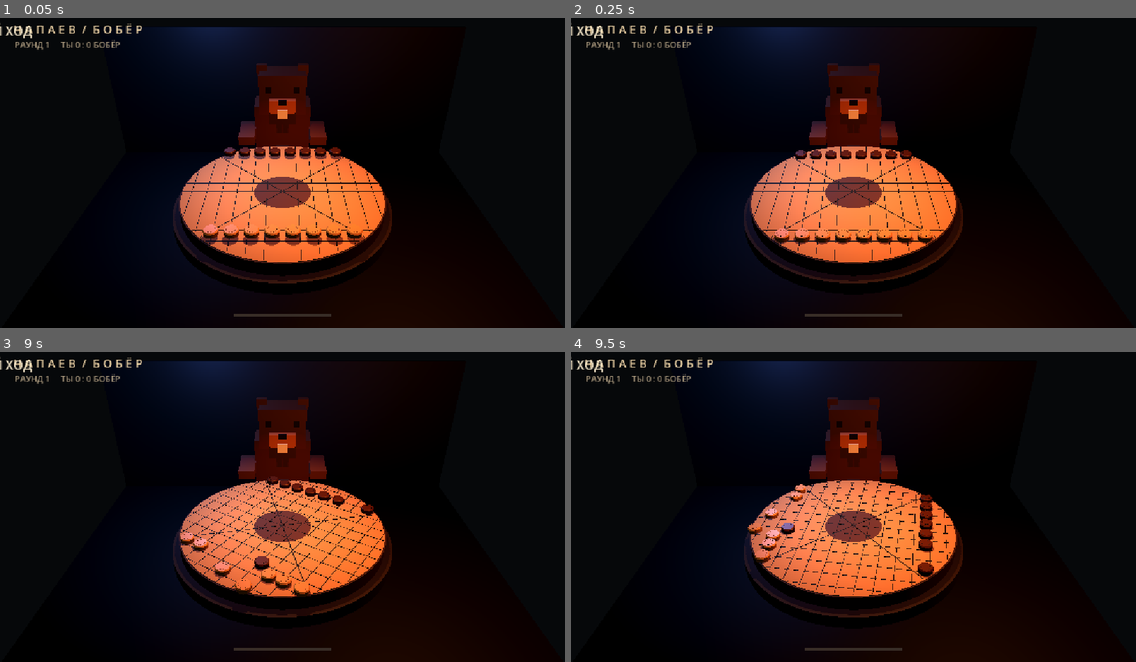
Above: before the commit, frames 1-4 (two rows, left to right).
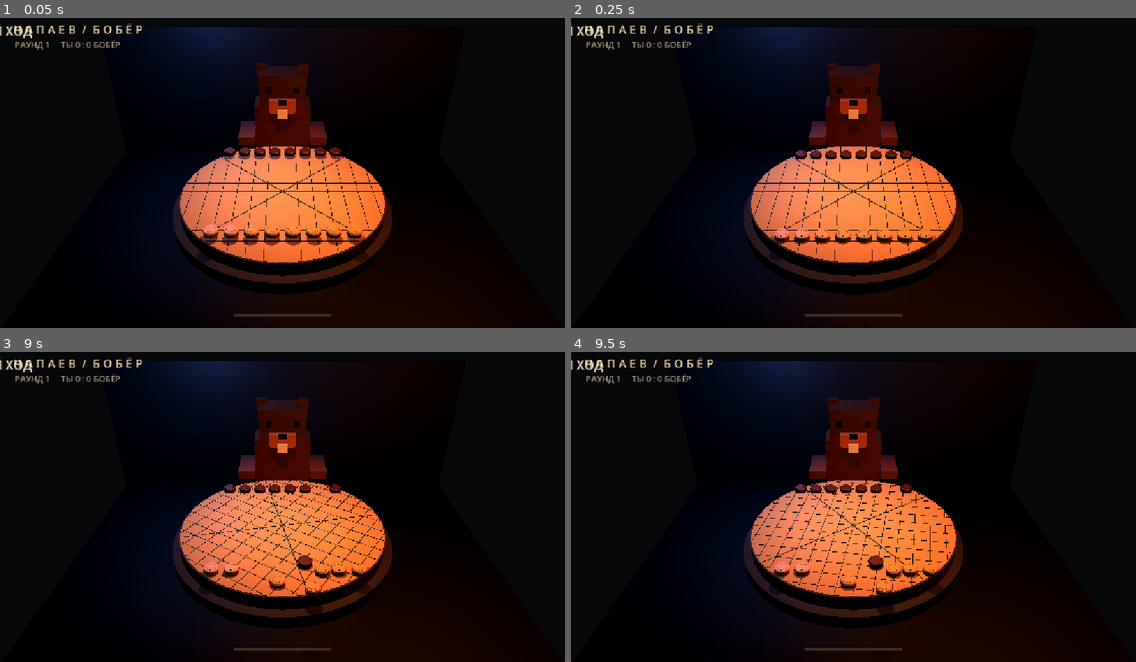
Above: after the commit, the same moments.

Repository: perrarancino/beaver-chapaev
Game: Godot game, scene res://main.tscn
Two runs of this game, one before a commit and one after it. Both use one fixed random seed, a clock stepped at 60 frames per second and the inputs below.
Inputs (mouse positions are in pixels of both pictures, inside the frame that each line leads up to):
- Up to frame 1 (0.05 s): no input
- Up to frame 2 (0.25 s): no input
- Up to frame 3 (9 s): tap Enter at 0.5, 2, 4.25 s; move the mouse to (406, 488) at 0.52 s; click (406, 488) at 0.67 s; tap Space at 1.25, 2.75, 5 s; drag from (169, 519) to (254, 565) at 1.27 s; move the mouse to (339, 432) at 2.02 s; click (339, 432) at 2.17 s; drag from (254, 565) to (113, 454) at 2.77 s; move the mouse to (452, 550) at 3.52 s; click (452, 550) at 3.67 s; drag from (113, 454) to (197, 423) at 4.27 s; move the mouse to (310, 503) at 5.02 s; click (310, 503) at 5.17 s; drag from (197, 423) to (169, 519) at 5.77 s; move the mouse to (406, 488) at 6.52 s; click (406, 488) at 6.67 s; drag from (169, 519) to (254, 565) at 7.27 s; move the mouse to (339, 432) at 8.02 s; click (339, 432) at 8.17 s; drag from (254, 565) to (113, 454) at 8.77 s
- Up to frame 4 (9.5 s): no input

The runs differ from the first frame. In frame 1, 1.2% of the frame differs, in the area x 34-66%, y 51-85%; in frame 2, 1.2%; in frame 3, 3.1%; in frame 4, 3.2%, in the area x 31-66%, y 42-85%.

Commit message:
Fix board shadow artifacts and piece rotation

Diff:
--- a/game.gd
+++ b/game.gd
@@ -24,6 +24,8 @@
 var rng := RandomNumberGenerator.new()
 var orbiting := false
 var board_angle := 0.0
+var rotation_start_angle := 0.0
+var rotation_start_transforms: Dictionary = {}
 
 func _ready() -> void:
  rng.randomize()
@@ -123,17 +125,18 @@
   orbiting = false
   for piece in pieces:
    if is_instance_valid(piece) and not piece.get_meta("fallen", false):
+    piece.linear_velocity = Vector3.ZERO
+    piece.angular_velocity = Vector3.ZERO
     piece.freeze = false
-    piece.sleeping = false
+    piece.sleeping = true
   return
  if event is InputEventMouseMotion and orbiting:
-  var rotation_delta: float = event.relative.x * 0.006
-  board_angle += rotation_delta
+  board_angle += event.relative.x * 0.006
   $BoardPivot.rotation.y = board_angle
+  var rotation := Transform3D(Basis(Vector3.UP, board_angle - rotation_start_angle), Vector3.ZERO)
   for piece in pieces:
-   if is_instance_valid(piece) and not piece.get_meta("fallen", false):
-    piece.position = piece.position.rotated(Vector3.UP, rotation_delta)
-    piece.rotate_y(rotation_delta)
+   if is_instance_valid(piece) and rotation_start_transforms.has(piece):
+    piece.global_transform = rotation * rotation_start_transforms[piece]
   return
  if phase != "aim" or turn != 0: return
  if event is InputEventMouseButton and event.button_index == MOUSE_BUTTON_LEFT:
@@ -146,11 +149,17 @@
     selected = hit.collider
     drag_start = event.position
     aiming = true
-   elif hit and hit.collider == $BoardPivot/BoardPhysics and hit.position.z > 0.5:
+   elif hit and hit.collider == $BoardPhysics and hit.position.z > 0.5:
     orbiting = true
+    rotation_start_angle = board_angle
+    rotation_start_transforms.clear()
     for piece in pieces:
      if is_instance_valid(piece) and not piece.get_meta("fallen", false):
+      piece.linear_velocity = Vector3.ZERO
+      piece.angular_velocity = Vector3.ZERO
+      piece.freeze_mode = RigidBody3D.FREEZE_MODE_KINEMATIC
       piece.freeze = true
+      rotation_start_transforms[piece] = piece.global_transform
   elif aiming:
    var drag: Vector2 = event.position - drag_start
    aiming = false
--- a/main.tscn
+++ b/main.tscn
@@ -122,10 +122,10 @@
 
 [node name="BoardPivot" type="Node3D" parent="."]
 
-[node name="BoardPhysics" type="StaticBody3D" parent="BoardPivot"]
+[node name="BoardPhysics" type="StaticBody3D" parent="."]
 position = Vector3(0, -0.16, 0)
 
-[node name="CollisionShape3D" type="CollisionShape3D" parent="BoardPivot/BoardPhysics"]
+[node name="CollisionShape3D" type="CollisionShape3D" parent="BoardPhysics"]
 shape = SubResource("board_shape")
 
 [node name="FloorPhysics" type="StaticBody3D" parent="."]
@@ -139,27 +139,32 @@
 scale = Vector3(12, 0.2, 14)
 mesh = SubResource("cube")
 material_override = SubResource("floor")
+cast_shadow = 0
 
 [node name="BackWall" type="MeshInstance3D" parent="."]
 position = Vector3(0, 0, -6)
 scale = Vector3(12, 5, 0.2)
 mesh = SubResource("cube")
 material_override = SubResource("wall")
+cast_shadow = 0
 
 [node name="Table" type="MeshInstance3D" parent="BoardPivot"]
 position = Vector3(0, -0.46, 0)
 mesh = SubResource("round_table")
 material_override = SubResource("frame")
+cast_shadow = 0
 
 [node name="BoardBase" type="MeshInstance3D" parent="BoardPivot"]
 position = Vector3(0, -0.16, 0)
 mesh = SubResource("round_board")
 material_override = SubResource("wood")
+cast_shadow = 0
 
 [node name="BoardSurface" type="MeshInstance3D" parent="BoardPivot"]
 position = Vector3(0, -0.004, 0)
 mesh = SubResource("round_surface")
 material_override = SubResource("pale")
+cast_shadow = 0
 
 [node name="Grid" type="Node3D" parent="BoardPivot"]
 
